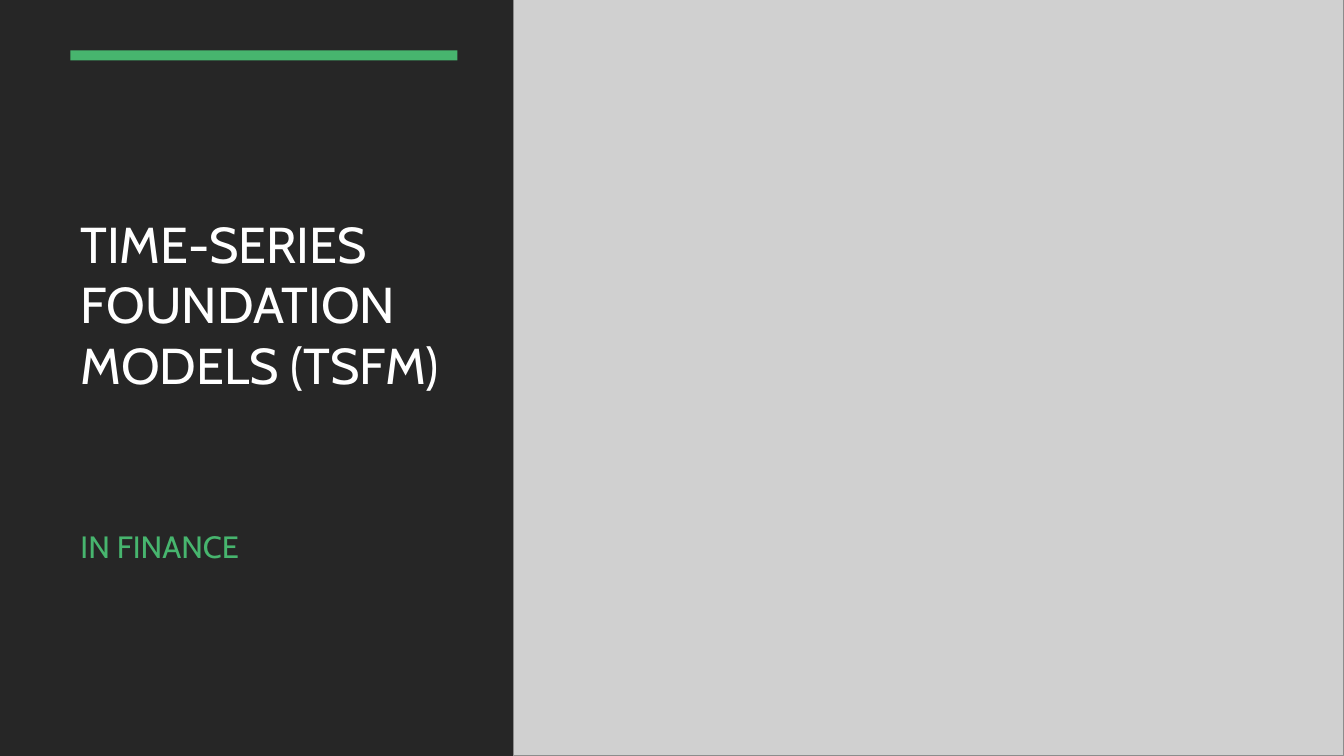
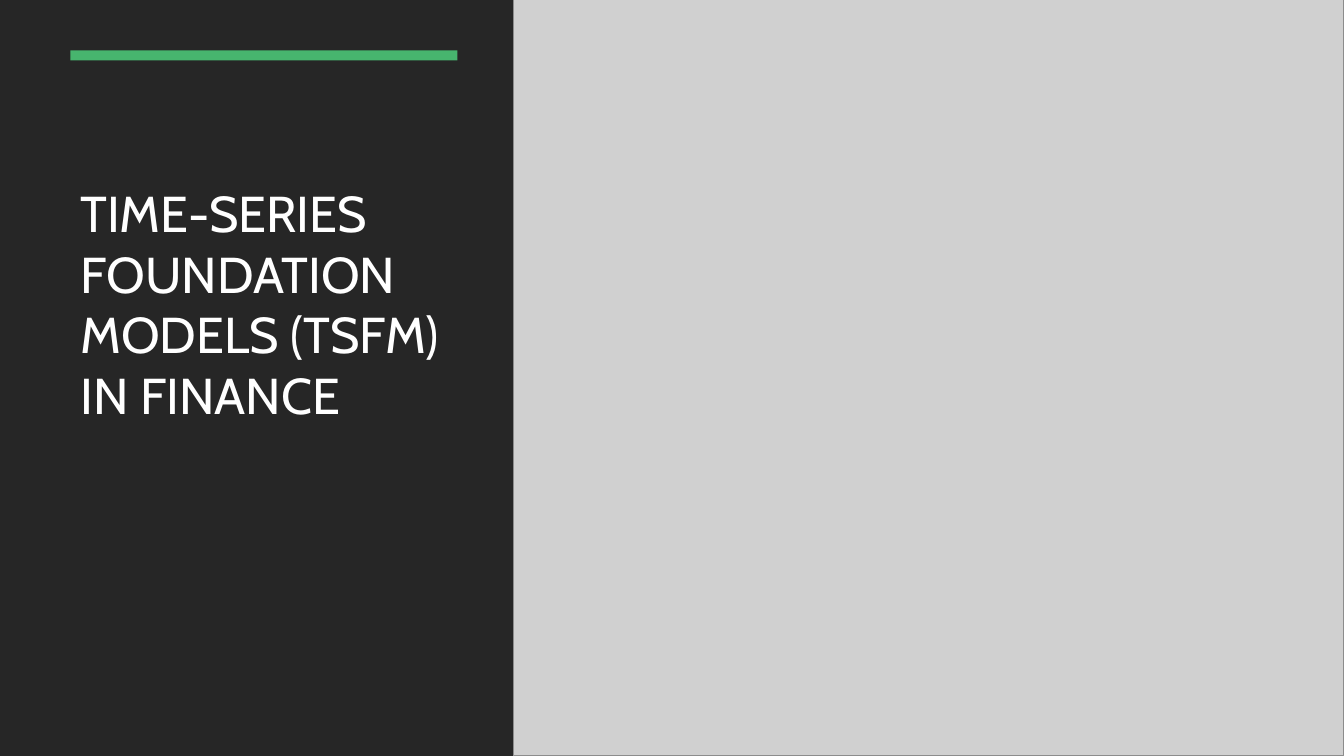
Before and after one commit to filip-topic/Time-Series-Foundation-Models-in-Financial-time-series-prediction, a slide deck: slide 1 of 17th of July Presentation.pptx. Drawn at 1344x756 pixels with LibreOffice and Linux fonts; fonts in the diff are those of the drawing; grey boxes stand for pictures. Boxes give left, top, right and bottom in pixels: in the first picture for what was removed or moved away, otherwise in the second. Text is boxed around its words. In the diff, an @@ line names an element or a change of style, - is before the commit and + after.

```diff
--- a/17th of July Presentation.pptx
+++ b/17th of July Presentation.pptx
@@ title at (80,196,438,415): text changed @@
-TIME-SERIES FOUNDATION MODELS (TSFM)
+TIME-SERIES FOUNDATION MODELS (TSFM) IN FINANCE
@@ subtitle removed at (80,536,239,559) @@
-IN FINANCE
```
Also in this commit, not shown: 4 other slides changed, 5 slides removed, 10 other files.
